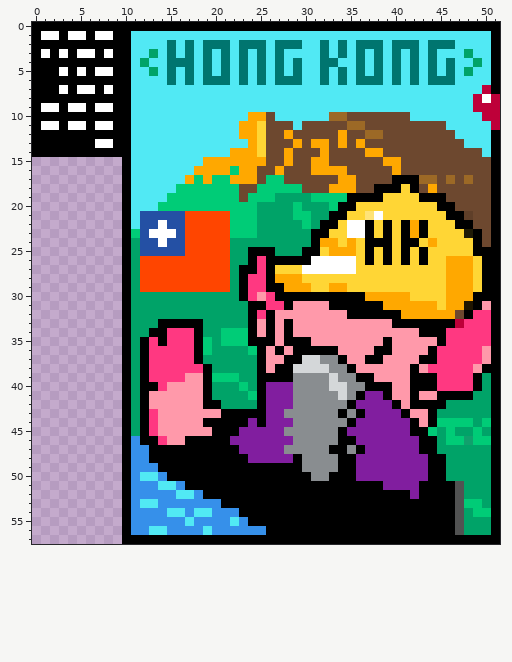
A pixel-art sprite gets an edit: rplace/template2.png. The picture above is the old version.
The file is 52x58 pixels. Colours within 5 levels of each other are drawn and written as one.
Now the later version:
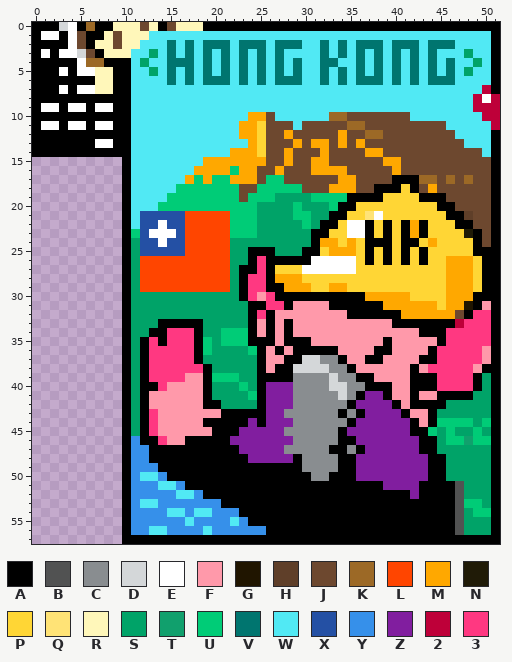
Palette (. is transparent): A #000000  B #515252  C #898d90  D #d4d7d9  E #ffffff  F #ff99aa  G #201500  H #5f3f29  J #6d482f  K #9c6926  L #ff4500  M #ffa800  N #201b07  P #ffd635  Q #ffe376  R #fff7ba  S #00a368  T #11a06d  U #00cc77  V #00756f  W #51e9f4  X #2450a4  Y #3690ea  Z #811e9f  2 #be0039  3 #ff3881
Changes in this commit:
The edit turns colour E into colour A in row 1 at x 7.
The edit turns colour A into colour D in row 0 at x 3.
The edit turns colour E into colour D in row 3 at x 5.
The edit turns colour A into colour E in row 0 at x 4; in rows 2 to 3 at x 4; in row 4 at x 5; in row 5 at x 6.
The edit turns colour A into colour J in row 0 at x 12 and 15; in row 1 at x 9; in row 2 at x 5 and 9.
The edit turns colour E into colour J in row 1 at x 5; in row 3 at x 6.
The edit turns colour A into colour K in row 0 at x 6; in row 4 at x 6 to 7.
The edit turns colour A into colour R in row 0 at x 9 to 11, 13 and 16 to 18; in row 1 at x 10; in row 2 at x 7 to 8 and 10; in row 3 at x 9 to 10; in row 6 at x 7 to 8; in row 7 at x 7.
The edit turns colour E into colour R in row 1 at x 8; in row 3 at x 8; in row 5 at x 7 to 8; in row 7 at x 8.
The edit turns colour W into colour R in row 1 at x 11 to 12; in row 2 at x 11.
Changed places in both pictures, as pixel boxes (x1, y1, x2, y2):
changed: (59, 22, 203, 94)
